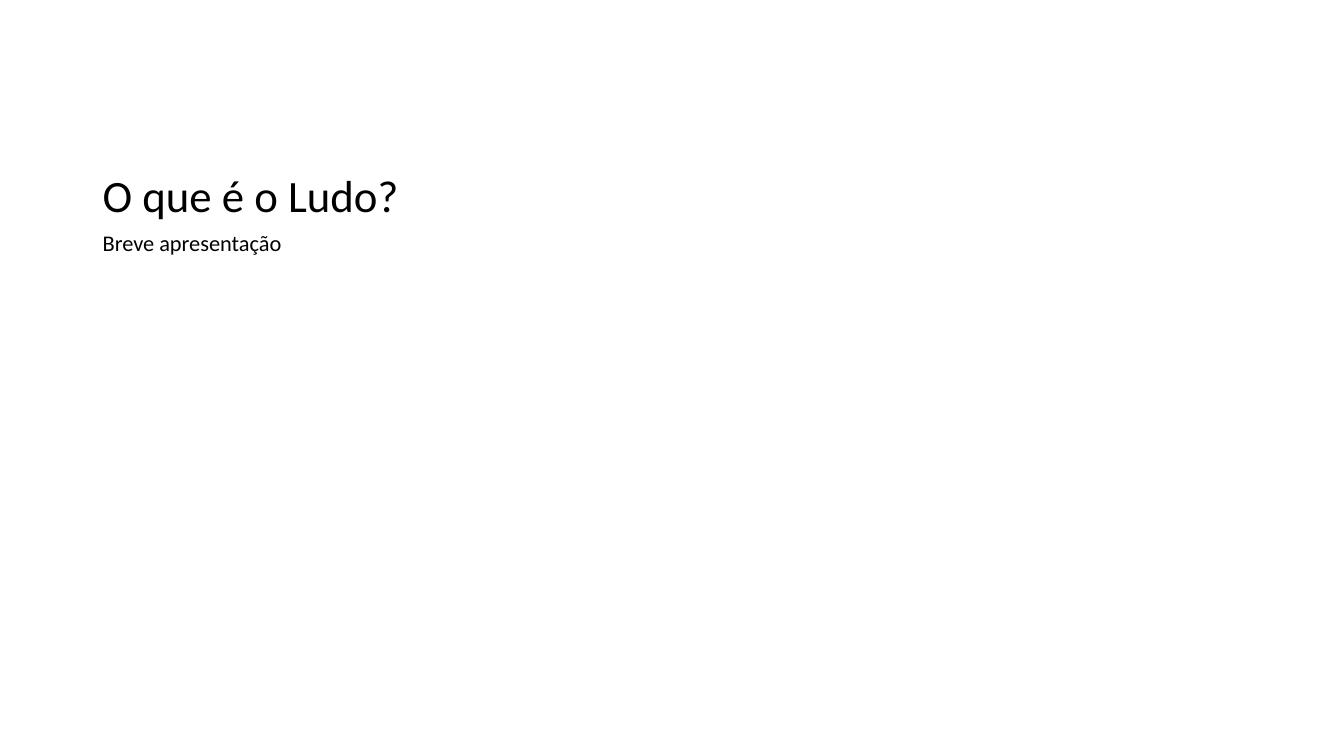
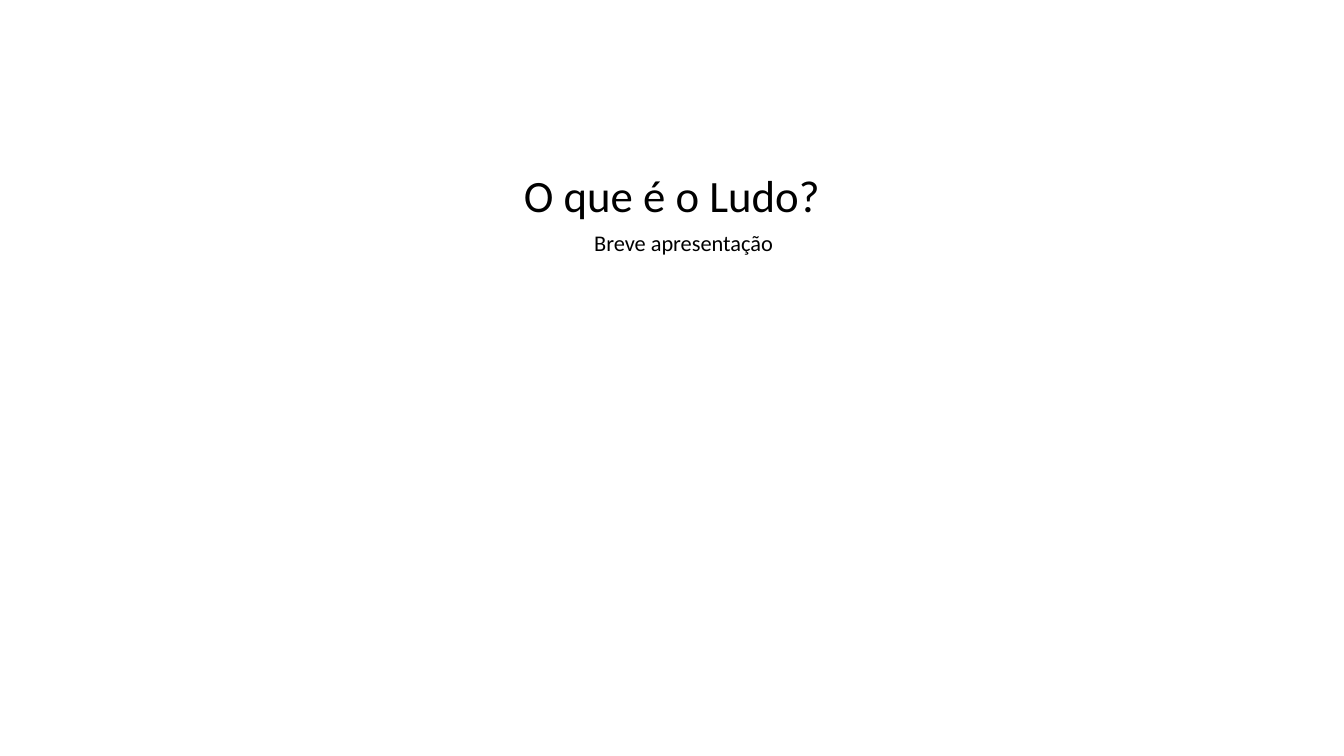
Before and after one commit to Arihz/ldp_ludo, a slide deck: slide 3 of ldp_ludo.pptx. Drawn at 1344x756 pixels with LibreOffice and Linux fonts; fonts in the diff are those of the drawing. Boxes give left, top, right and bottom in pixels: in the first picture for what was removed or moved away, otherwise in the second. Text is boxed around its words. In the diff, an @@ line names an element or a change of style, - is before the commit and + after.

```diff
--- a/ldp_ludo.pptx
+++ b/ldp_ludo.pptx
@@ title "O que é o Ludo?" at [524,181,819,220]: alignment left to centre @@
@@ text "Breve apresentação" at [594,236,773,255]: alignment left to centre @@
```
Also in this commit, not shown: 1 other slide changed, 1 slide added, 1 slide removed.
